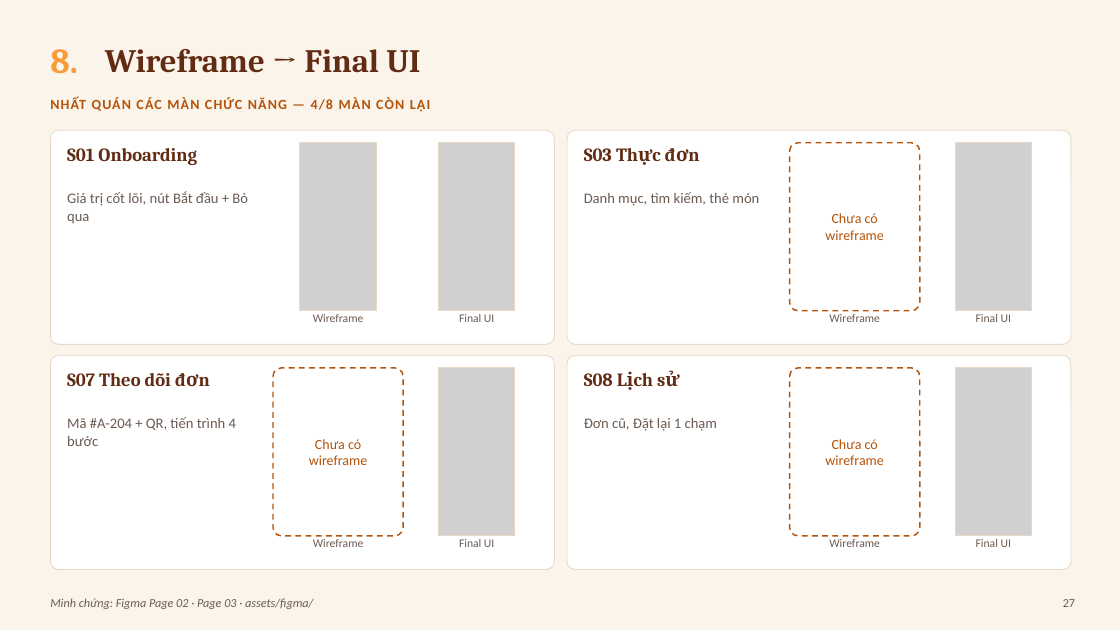
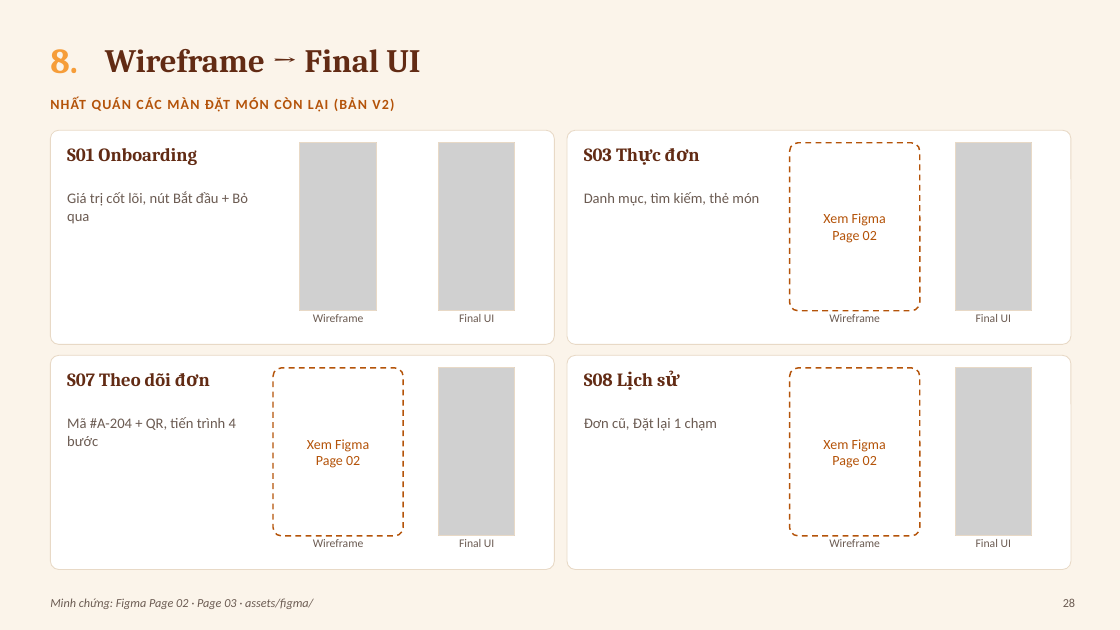
Before and after one commit to baonv0817/PRM323-Lab2-Group2, a slide deck: slide 28 of slides/BreakBite_Lab2_Presentation.pptx (slide 27 before the commit). Drawn at 1120x630 pixels with LibreOffice and Linux fonts; fonts in the diff are those of the drawing; grey boxes stand for pictures. Boxes give left, top, right and bottom in pixels: in the first picture for what was removed or moved away, otherwise in the second. Text is boxed around its words. In the diff, an @@ line names an element or a change of style, - is before the commit and + after.

```diff
--- a/slides/BreakBite_Lab2_Presentation.pptx
+++ b/slides/BreakBite_Lab2_Presentation.pptx
@@ text at [50,97,394,112]: text changed @@
-NHẤT QUÁN CÁC MÀN CHỨC NĂNG — 4/8 MÀN CÒN LẠI
+NHẤT QUÁN CÁC MÀN ĐẶT MÓN CÒN LẠI (BẢN V2)
@@ text at [823,213,886,243]: text changed @@
-Chưa có
-wireframe
+Xem Figma
+Page 02
@@ text at [307,439,369,468]: text changed @@
-Chưa có
-wireframe
+Xem Figma
+Page 02
@@ text at [823,439,886,468]: text changed @@
-Chưa có
-wireframe
+Xem Figma
+Page 02
@@ text at [1063,598,1075,607]: text changed @@
-27
+28
```
Also in this commit, not shown: 17 other slides changed, 4 slides added, 17 other files.
